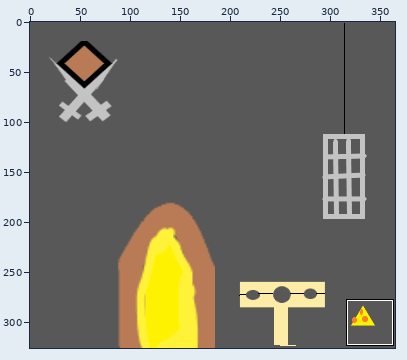
One commit to this sprite sheet: Plague Rats/art assets/level10.png. The first picture is a wide view before the edit; the outline marks the close-up.
Close-up. Before the edit:
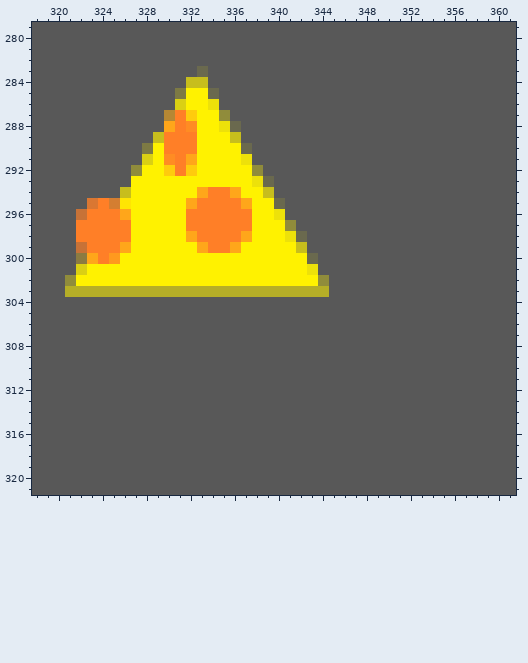
The file is 365x326 pixels. Colours within 5 levels of each other are drawn and written as one. Shown: x 318..361, y 279..321. The commit also changed other parts of the picture, which this record leaves out.
And afterwards:
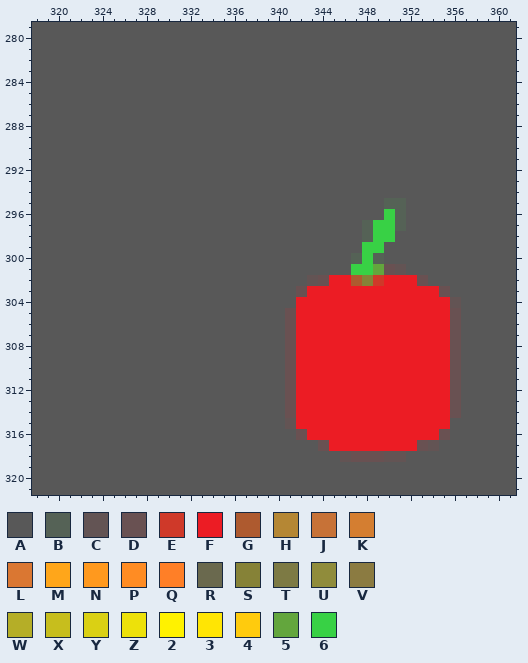
Palette (. is transparent): A #585858  B #556256  C #635454  D #695152  E #cf3929  F #ec1c24  G #ae5a2f  H #b58734  J #c77237  K #d47e31  L #da7732  M #ffa61a  N #ff991e  P #ff8c23  Q #ff7f27  R #6a694e  S #868237  T #7d7a44  U #908c3b  V #8b7b41  W #b5ae27  X #c7be1d  Y #dad014  Z #ede10a  2 #fff200  3 #ffe504  4 #ffcb0d  5 #63a63d  6 #38d145
From old to new:
@@ x 318..361 @@
 282 AAAAAAAAAAAAAAAAAAAAAAAAAAAAAAAAAAAAAAAAAAAA
-283 AAAAAAAAAAAAAAARAAAAAAAAAAAAAAAAAAAAAAAAAAAA
-284 AAAAAAAAAAAAAAXXAAAAAAAAAAAAAAAAAAAAAAAAAAAA
-285 AAAAAAAAAAAAAT22RAAAAAAAAAAAAAAAAAAAAAAAAAAA
-286 AAAAAAAAAAAAAY22ZAAAAAAAAAAAAAAAAAAAAAAAAAAA
-287 AAAAAAAAAAAAHQ422UAAAAAAAAAAAAAAAAAAAAAAAAAA
-288 AAAAAAAAAAAAMQP22ZRAAAAAAAAAAAAAAAAAAAAAAAAA
-289 AAAAAAAAAAAXQQQ222XAAAAAAAAAAAAAAAAAAAAAAAAA
-290 AAAAAAAAAAT2QQQ2222RAAAAAAAAAAAAAAAAAAAAAAAA
-291 AAAAAAAAAAY2PQM2222ZAAAAAAAAAAAAAAAAAAAAAAAA
-292 AAAAAAAAAU224Q422222UAAAAAAAAAAAAAAAAAAAAAAA
-293 AAAAAAAAA22222222222ZRAAAAAAAAAAAAAAAAAAAAAA
-294 AAAAAAAAX222222MQQM22XAAAAAAAAAAAAAAAAAAAAAA
-295 AAAAALQK322222MQQQQM22RAAAAAAAAAAAAAAAAAAAAA
-296 AAAAJQQQM22222QQQQQQ22ZAAAAAAAAAAAAAAAAAAAAA
-297 AAAAQQQQQ22222QQQQQQ222UAAAAAAAAAAAAAAAAAAAA
-298 AAAAQQQQQ22222MQQQQM222ZRAAAAAAAAAAAAAAAAAAA
-299 AAAAJQQQM222222MQQM22222XAAAAAAAAAAAAAAAAAAA
-300 AAAAVMQN22222222222222222RAAAAAAAAAAAAAAAAAA
-301 AAAAY22222222222222222222ZAAAAAAAAAAAAAAAAAA
-302 AAAU2222222222222222222222UAAAAAAAAAAAAAAAAA
-303 AAAWWWWWWWWWWWWWWWWWWWWWWWWAAAAAAAAAAAAAAAAA
-304 AAAAAAAAAAAAAAAAAAAAAAAAAAAAAAAAAAAAAAAAAAAA
-305 AAAAAAAAAAAAAAAAAAAAAAAAAAAAAAAAAAAAAAAAAAAA
-306 AAAAAAAAAAAAAAAAAAAAAAAAAAAAAAAAAAAAAAAAAAAA
-307 AAAAAAAAAAAAAAAAAAAAAAAAAAAAAAAAAAAAAAAAAAAA
-308 AAAAAAAAAAAAAAAAAAAAAAAAAAAAAAAAAAAAAAAAAAAA
-309 AAAAAAAAAAAAAAAAAAAAAAAAAAAAAAAAAAAAAAAAAAAA
-310 AAAAAAAAAAAAAAAAAAAAAAAAAAAAAAAAAAAAAAAAAAAA
-311 AAAAAAAAAAAAAAAAAAAAAAAAAAAAAAAAAAAAAAAAAAAA
-312 AAAAAAAAAAAAAAAAAAAAAAAAAAAAAAAAAAAAAAAAAAAA
-313 AAAAAAAAAAAAAAAAAAAAAAAAAAAAAAAAAAAAAAAAAAAA
-314 AAAAAAAAAAAAAAAAAAAAAAAAAAAAAAAAAAAAAAAAAAAA
-315 AAAAAAAAAAAAAAAAAAAAAAAAAAAAAAAAAAAAAAAAAAAA
-316 AAAAAAAAAAAAAAAAAAAAAAAAAAAAAAAAAAAAAAAAAAAA
-317 AAAAAAAAAAAAAAAAAAAAAAAAAAAAAAAAAAAAAAAAAAAA
-318 AAAAAAAAAAAAAAAAAAAAAAAAAAAAAAAAAAAAAAAAAAAA
+283 AAAAAAAAAAAAAAAAAAAAAAAAAAAAAAAAAAAAAAAAAAAA
+284 AAAAAAAAAAAAAAAAAAAAAAAAAAAAAAAAAAAAAAAAAAAA
+285 AAAAAAAAAAAAAAAAAAAAAAAAAAAAAAAAAAAAAAAAAAAA
+286 AAAAAAAAAAAAAAAAAAAAAAAAAAAAAAAAAAAAAAAAAAAA
+287 AAAAAAAAAAAAAAAAAAAAAAAAAAAAAAAAAAAAAAAAAAAA
+288 AAAAAAAAAAAAAAAAAAAAAAAAAAAAAAAAAAAAAAAAAAAA
+289 AAAAAAAAAAAAAAAAAAAAAAAAAAAAAAAAAAAAAAAAAAAA
+290 AAAAAAAAAAAAAAAAAAAAAAAAAAAAAAAAAAAAAAAAAAAA
+291 AAAAAAAAAAAAAAAAAAAAAAAAAAAAAAAAAAAAAAAAAAAA
+292 AAAAAAAAAAAAAAAAAAAAAAAAAAAAAAAAAAAAAAAAAAAA
+293 AAAAAAAAAAAAAAAAAAAAAAAAAAAAAAAAAAAAAAAAAAAA
+294 AAAAAAAAAAAAAAAAAAAAAAAAAAAAAAAAAAAAAAAAAAAA
+295 AAAAAAAAAAAAAAAAAAAAAAAAAAAAAAAABBAAAAAAAAAA
+296 AAAAAAAAAAAAAAAAAAAAAAAAAAAAAAAA6BAAAAAAAAAA
+297 AAAAAAAAAAAAAAAAAAAAAAAAAAAAAAB66BAAAAAAAAAA
+298 AAAAAAAAAAAAAAAAAAAAAAAAAAAAAAB66AAAAAAAAAAA
+299 AAAAAAAAAAAAAAAAAAAAAAAAAAAAAA66AAAAAAAAAAAA
+300 AAAAAAAAAAAAAAAAAAAAAAAAAAAAAB6BAAAAAAAAAAAA
+301 AAAAAAAAAAAAAAAAAAAAAAAAAAAAA665DCAAAAAAAAAA
+302 AAAAAAAAAAAAAAAAAAAAAAAAACDFFGSEFFFDAAAAAAAA
+303 AAAAAAAAAAAAAAAAAAAAAAAADFFFFFFFFFFFFDAAAAAA
+304 AAAAAAAAAAAAAAAAAAAAAAAAFFFFFFFFFFFFFFCAAAAA
+305 AAAAAAAAAAAAAAAAAAAAAAADFFFFFFFFFFFFFFDAAAAA
+306 AAAAAAAAAAAAAAAAAAAAAAADFFFFFFFFFFFFFFDAAAAA
+307 AAAAAAAAAAAAAAAAAAAAAAADFFFFFFFFFFFFFFDAAAAA
+308 AAAAAAAAAAAAAAAAAAAAAAADFFFFFFFFFFFFFFDAAAAA
+309 AAAAAAAAAAAAAAAAAAAAAAADFFFFFFFFFFFFFFDAAAAA
+310 AAAAAAAAAAAAAAAAAAAAAAADFFFFFFFFFFFFFFDAAAAA
+311 AAAAAAAAAAAAAAAAAAAAAAADFFFFFFFFFFFFFFDAAAAA
+312 AAAAAAAAAAAAAAAAAAAAAAADFFFFFFFFFFFFFFDAAAAA
+313 AAAAAAAAAAAAAAAAAAAAAAADFFFFFFFFFFFFFFDAAAAA
+314 AAAAAAAAAAAAAAAAAAAAAAADFFFFFFFFFFFFFFDAAAAA
+315 AAAAAAAAAAAAAAAAAAAAAAACFFFFFFFFFFFFFFAAAAAA
+316 AAAAAAAAAAAAAAAAAAAAAAAADFFFFFFFFFFFFDAAAAAA
+317 AAAAAAAAAAAAAAAAAAAAAAAAAADFFFFFFFFDCAAAAAAA
+318 AAAAAAAAAAAAAAAAAAAAAAAAAAAACDDDCCAAAAAAAAAA
 319 AAAAAAAAAAAAAAAAAAAAAAAAAAAAAAAAAAAAAAAAAAAA
Changed places in both close-ups, as pixel boxes (x1, y1, x2, y2):
changed: (65, 66, 461, 462)
